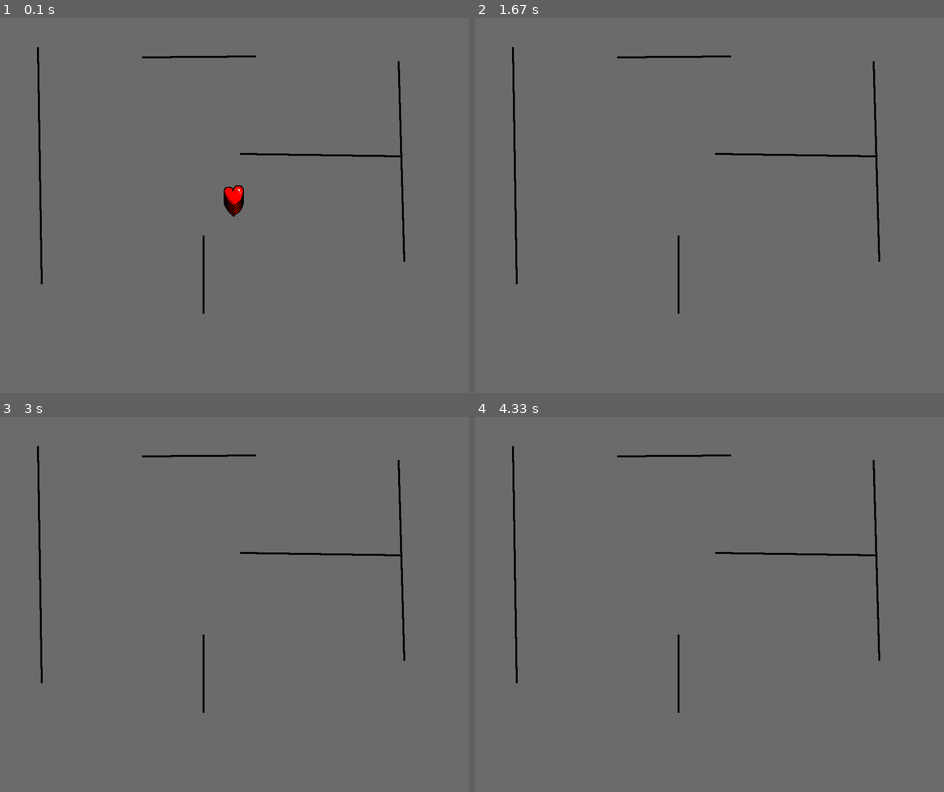
Above: before the commit, frames 1-4 (two rows, left to right).
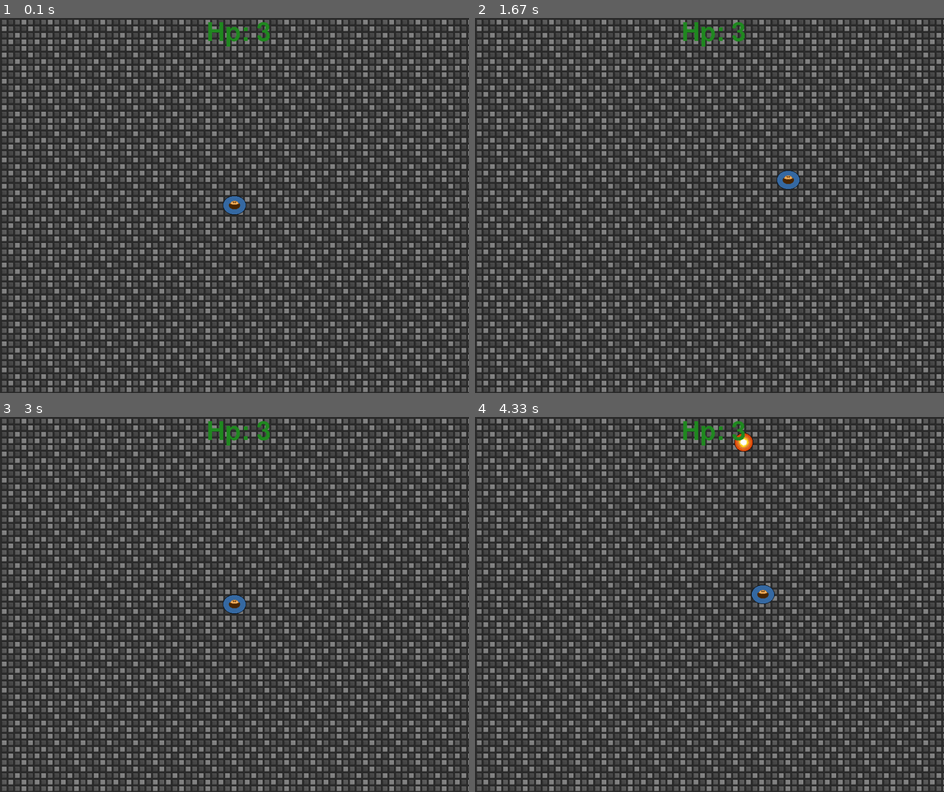
Above: after the commit, the same moments.

Repository: QiQPlayer/pyGame
Game: pygame game, started from My_ Game/Main.py
The game is run twice, just before and just after one commit, with the same random seed, the same clock (stepped at 60 frames per second) and the same inputs.
Inputs:
- Up to frame 1 (0.1 s): no input
- Up to frame 2 (1.67 s): hold D 0.33-0.8 s; hold W 0.83-1.13 s; hold D 1.17-1.63 s
- Up to frame 3 (3 s): hold A 1.67-2.2 s; hold S 2.23-2.53 s; hold A 2.57-2.97 s
- Up to frame 4 (4.33 s): hold W 3-3.37 s; hold D 3.4-4.03 s; hold S from 4.07 s (still down)

The runs differ from the first frame. In frame 1, 75% of the frame differs, in the area x 0-100%, y 0-100%; in frame 2, 75%; in frame 3, 75%; in frame 4, 75%.

Commit message:
Add files via upload

Diff:
--- a/My_ Game/Ball.py
+++ b/My_ Game/Ball.py
@@ -1,2 +1,21 @@
 import pygame as pg
-import random
+
+class Ball(pg.sprite.Sprite):
+    def __init__(self, x, y, xm, ym):
+        super().__init__()
+        self.image = pg.image.load('texture/Ball.png')
+        self.rect = self.image.get_rect(center=(x, y))
+        self.vectorx = xm
+        self.vectory = ym
+
+    def update(self):
+        self.rect.x += self.vectorx
+        self.rect.y += self.vectory
+        if self.rect.x < 0:
+            self.vectorx = -self.vectorx
+        if self.rect.x > 960:
+            self.vectorx = -self.vectorx
+        if self.rect.y < 0:
+            self.vectory = -self.vectory
+        if self.rect.y > 760:
+            self.vectory = -self.vectory
--- a/My_ Game/Main.py
+++ b/My_ Game/Main.py
@@ -1,16 +1,25 @@
 import pygame as pg
 import random
 from Player import Player
+from Ball import Ball
 
+High = [20, 740]
+vector = [-5, -4, -2, 2, 4, 5]
 time = 60
 clock = pg.time.Clock()
+
 pg.init()
-player = Player(500, 400)
-all_sprite = pg.sprite.Group(player)
+pg.font.init()
+font = pg.font.SysFont("None", 80)
+player = Player(500, 400, 3)
+players = pg.sprite.Group(player)
+Balls = pg.sprite.Group()
 
 screen = pg.display.set_mode((1000, 800))
 back_ground = pg.image.load('texture/Fon.png')
 back_groundD = pg.image.load('texture/Died.png')
+
+pg.time.set_timer(pg.USEREVENT, 4000)
 
 run = True
 life = True
@@ -18,14 +27,30 @@
     if life:
         clock.tick(time)
         for event in pg.event.get():
-            screen.blit(back_ground, (0, 0))
             if event.type == pg.QUIT:
                 run = False
-        keys = pg.key.get_pressed()
-        if keys[pg.K_w]:
-            Player.w
-        all_sprite.draw(screen)
-        all_sprite.update()
+            if event.type == pg.USEREVENT:
+                ball = Ball(random.randint(20, 940), random.choice(High), random.choice(vector), random.choice(vector))
+                Balls.add(ball)
+
+        if player.HP <= 0:
+            life = False
+
+        screen.blit(back_ground, (0, 0))
+        collor = 34, 139, 34
+        if player.HP == 2:
+            collor = 255, 215, 0
+        if player.HP == 1:
+            collor = 178, 34, 34
+        Balls.draw(screen)
+        Balls.update()
+        players.draw(screen)
+        players.update()
+        text = font.render(F"Hp: {player.HP}", False, (collor))
+        screen.blit(text, (440, 5))
+        if pg.sprite.spritecollide(player, Balls, False):
+            player.HP -= 1
+            Balls = pg.sprite.Group()
         pg.display.update()
     else:
         for event in pg.event.get():
--- a/My_ Game/Player.py
+++ b/My_ Game/Player.py
@@ -1,22 +1,28 @@
 import pygame as pg
 
 class Player(pg.sprite.Sprite):
-    def __init__(self, x, y):
+    def __init__(self, x, y, hp):
         super().__init__()
         self.image = pg.image.load('texture/Player.png')
         self.rect = self.image.get_rect(center=(x, y))
-
-    def w(self):
-        self.rect.y -= 10
-
-    def a(self):
-        self.rect.x -= 10
-
-    def s(self):
-        self.rect.y += 10
-
-    def d(self):
-        self.rect.x += 10
+        self.HP = hp
 
     def update(self):
-        self.rect.y -= 5
+        if self.rect.x < 0:
+            self.rect.x = 0
+        if self.rect.x > 950:
+            self.rect.x = 950
+        if self.rect.y < 0:
+            self.rect.y = 0
+        if self.rect.y > 750:
+            self.rect.y = 750
+
+        keys = pg.key.get_pressed()
+        if keys[pg.K_w]:
+            self.rect.y -= 3
+        if keys[pg.K_s]:
+            self.rect.y += 3
+        if keys[pg.K_d]:
+            self.rect.x += 3
+        if keys[pg.K_a]:
+            self.rect.x -= 3
--- a/My_ Game/Point.py
+++ b/My_ Game/Point.py
@@ -1,2 +1 @@
 import pygame as pg
-import random
Binary file added: My_ Game/texture/Ball.png
Binary file changed: My_ Game/texture/Died.png
Binary file changed: My_ Game/texture/Fon.png
Binary file added: My_ Game/texture/Gain.png
Binary file changed: My_ Game/texture/Player.png
Binary file added: My_ Game/texture/Point.png
